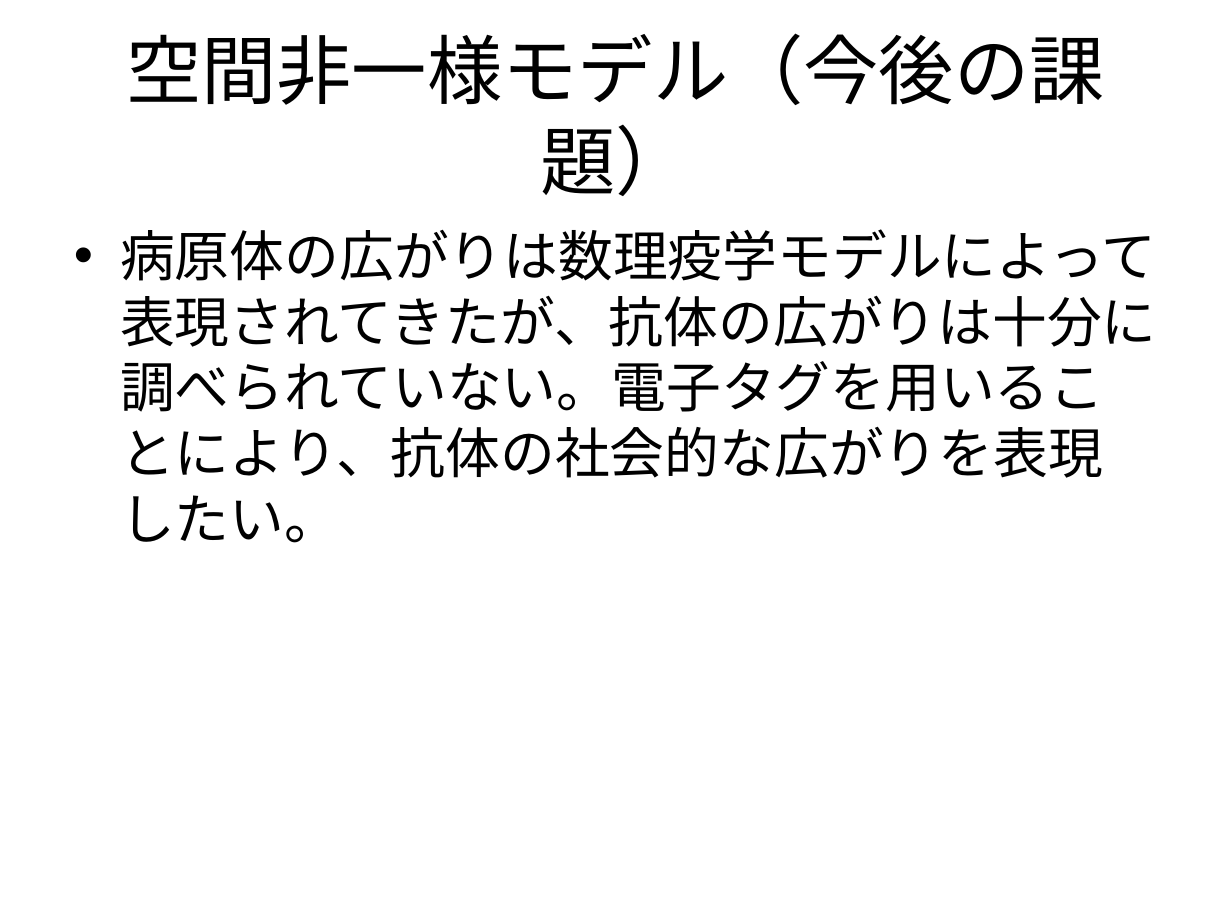
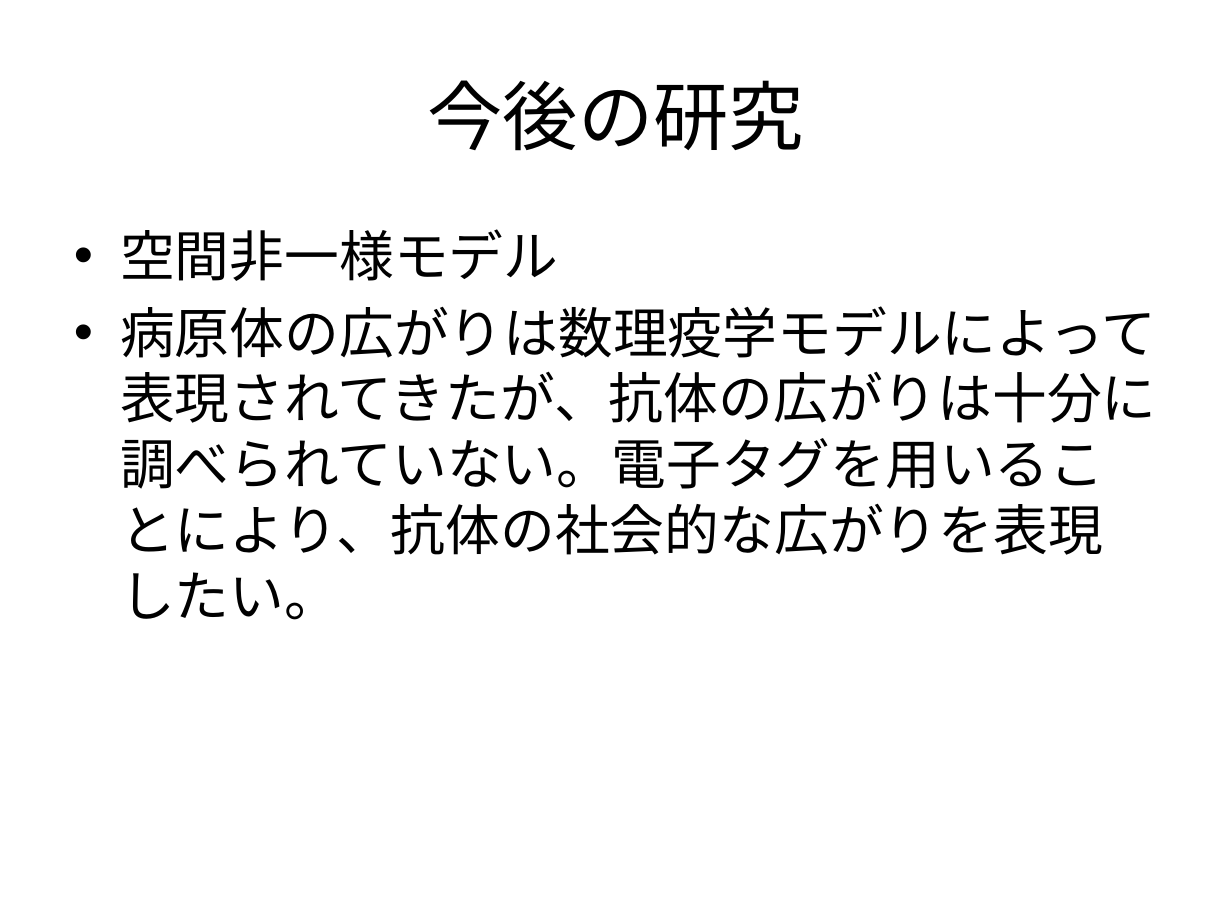
Before and after one commit to nkud/Research-BB, a slide deck: slide 18 of ppt/卒業研究.pptx (slide 17 before the commit). Drawn at 1232x924 pixels with LibreOffice and Linux fonts; fonts in the diff are those of the drawing. Boxes give left, top, right and bottom in pixels: in the first picture for what was removed or moved away, otherwise in the second. Text is boxed around its words. In the diff, an @@ line names an element or a change of style, - is before the commit and + after.

```diff
--- a/ppt/卒業研究.pptx
+++ b/ppt/卒業研究.pptx
@@ title at (x1=428, y1=80, x2=804, y2=151): text changed @@
-空間非一様モデル（今後の課題）
+今後の研究
@@ text at (x1=120, y1=229, x2=558, y2=281): paragraph added @@
+• 空間非一様モデル
```
Also in this commit, not shown: 6 other slides changed, 2 slides added, 1 slide removed.
